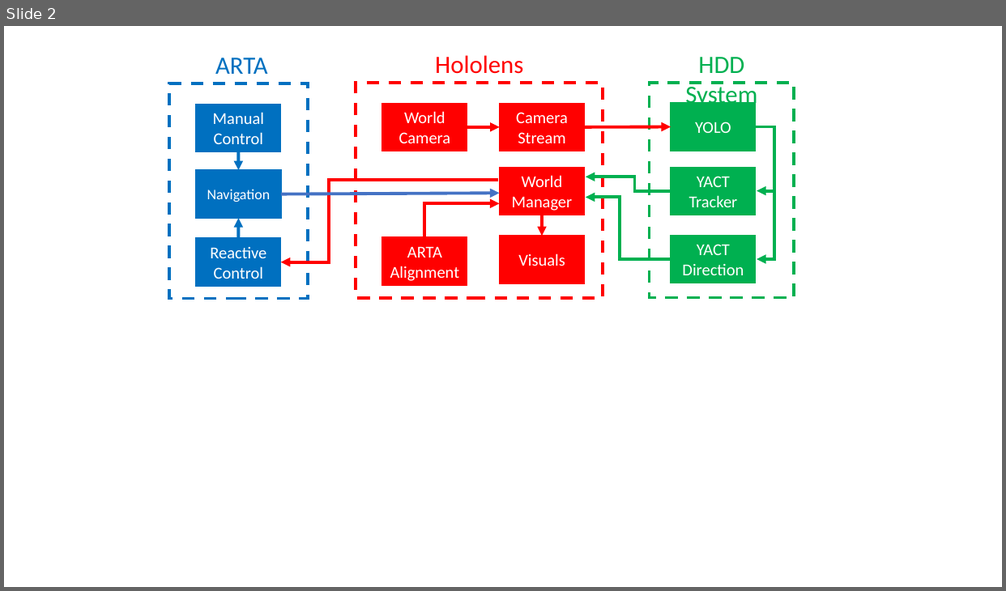
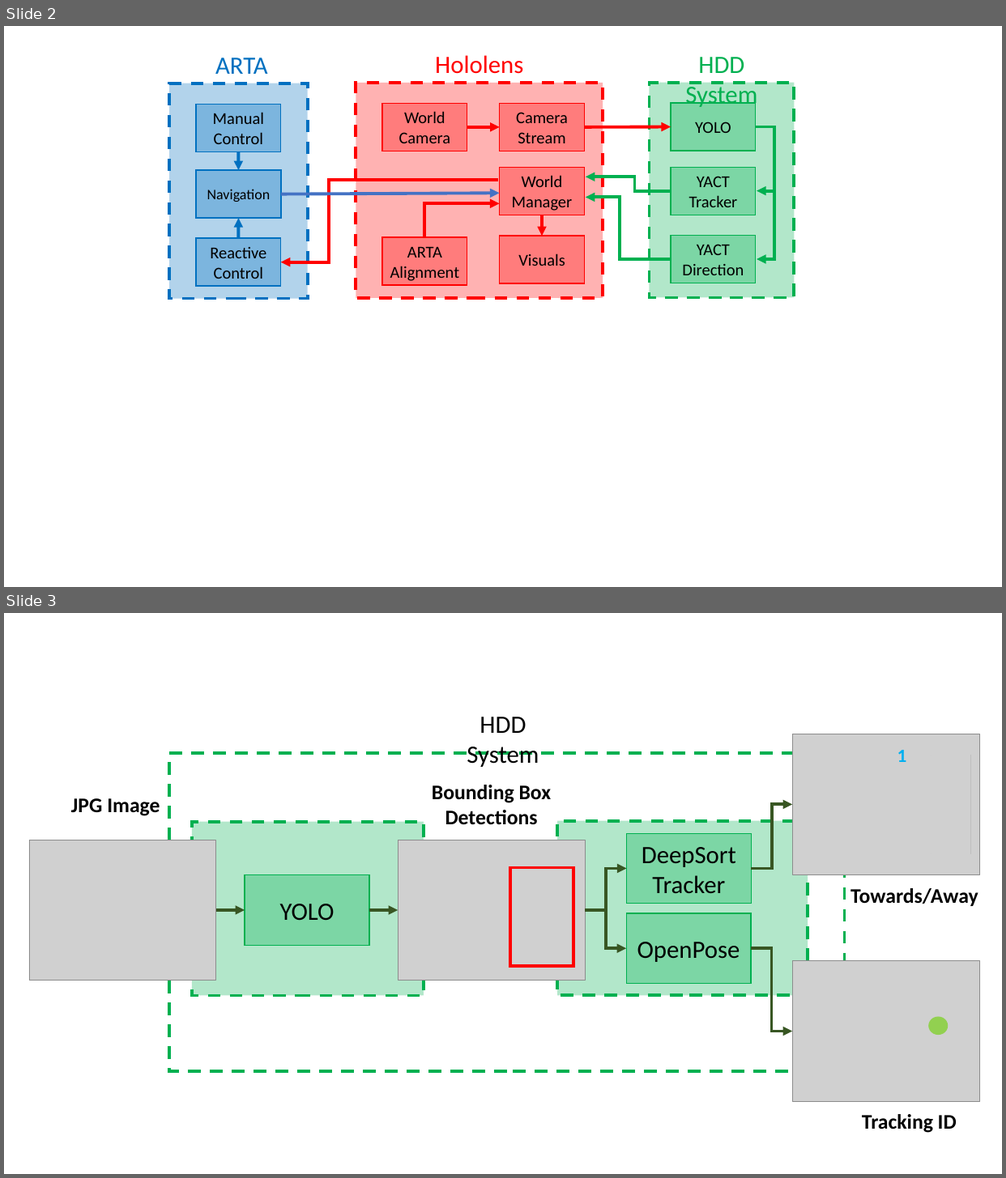
Before and after one commit to alaksana96/FinalYearProject, a slide deck: FinalReport/img/chapter4_analysis/Diagrams.pptx. Shown one above the other, each under a label of ours: slide 2 before the commit, slides 2 and 3 after it. The pictures are 1006x591 and 1006x1178 pixels, drawn with LibreOffice and Linux fonts; fonts in the diff are those of the drawing; grey boxes stand for pictures. Boxes give left, top, right and bottom in pixels: in the first picture for what was removed or moved away, otherwise in the second. Text is boxed around its words. In the diff, an @@ line names an element or a change of style, - is before the commit and + after.

```diff
--- a/FinalReport/img/chapter4_analysis/Diagrams.pptx
+++ b/FinalReport/img/chapter4_analysis/Diagrams.pptx
@@ slide 3 added at box(4, 613, 1002, 1174), background #FFFFFF @@
@@ text added at box(467, 717, 539, 767), 24 pt, text #000000 @@
+HDD System
@@ rectangle added at box(169, 754, 845, 1072), outline #00B050 3 pt dashed @@
@@ picture added at box(792, 735, 979, 875) @@
@@ text added at box(897, 750, 907, 762), 18 pt, text #00B0F0, bold @@
+1
@@ rectangle added at box(909, 756, 972, 854), outline #0070C0 3 pt @@
@@ text added at box(71, 798, 160, 816), 20 pt, text #000000, bold @@
+JPG Image
@@ text added at box(432, 785, 552, 825), 20 pt, text #000000, bold @@
+Bounding Box Detections
@@ elbow arrow added from (751, 869) to (792, 805), #385723 3 pt @@
@@ rectangle added at box(192, 822, 424, 996), fill #00B050 at 30% opacity, outline #00B050 3 pt dashed @@
@@ rectangle added at box(557, 821, 808, 996), fill #00B050 at 30% opacity, outline #00B050 3 pt dashed @@
@@ picture added at box(29, 840, 216, 981) @@
@@ picture added at box(398, 840, 585, 981) @@
@@ rectangle added at box(627, 834, 752, 905), fill #00B050 at 30% opacity, outline #00B050 1 pt, 24 pt, text #000000 @@
+DeepSort
+Tracker
@@ rectangle added at box(245, 875, 370, 945), fill #00B050 at 30% opacity, outline #00B050 1 pt, 24 pt, text #000000 @@
+YOLO
@@ rectangle added at box(510, 867, 573, 966), outline #FF0000 3 pt @@
@@ elbow arrow added from (585, 910) to (627, 869), #385723 3 pt @@
@@ text added at box(850, 888, 978, 906), 20 pt, text #000000, bold @@
+Towards/Away
@@ arrow added from (216, 910) to (245, 910), #385723 3 pt @@
@@ arrow added from (369, 910) to (398, 910), #385723 3 pt @@
@@ elbow arrow added from (585, 910) to (626, 948), #385723 3 pt @@
@@ rectangle added at box(626, 914, 751, 983), fill #00B050 at 30% opacity, outline #00B050 1 pt, 24 pt, text #000000 @@
+OpenPose
@@ elbow arrow added from (751, 948) to (792, 1032), #385723 3 pt @@
@@ picture added at box(792, 961, 979, 1102) @@
@@ ellipse added at box(929, 1017, 948, 1034), fill #92D050, outline #92D050 1 pt @@
@@ text added at box(862, 1114, 957, 1133), 20 pt, text #000000, bold @@
+Tracking ID
@@ slide 2 changed as well @@
@@ rectangle at box(169, 84, 308, 299): fill none to #0070C0 at 30% opacity @@
@@ rectangle at box(356, 83, 603, 298): fill none to #FF0000 at 30% opacity @@
@@ rectangle at box(650, 82, 795, 297): fill none to #00B050 at 30% opacity @@
@@ text colour #FFFFFF to #000000; fill #0070C0 to #0070C0 at 30% opacity in 3 elements at box(196, 104, 280, 152), box(196, 238, 280, 287), box(197, 170, 281, 219) @@
@@ text colour #FFFFFF to #000000; fill #FF0000 to #FF0000 at 30% opacity in 5 elements at box(382, 103, 467, 151), box(500, 168, 584, 216), box(500, 103, 584, 151), box(382, 238, 467, 286), box(500, 236, 584, 284) @@
@@ text colour #FFFFFF to #000000; fill #00B050 to #00B050 at 30% opacity in 3 elements at box(671, 103, 756, 151), box(671, 167, 756, 215), box(671, 236, 756, 284) @@
```
Also in this commit, not shown: 1 other slide changed, 1 slide removed, 1 other file.
